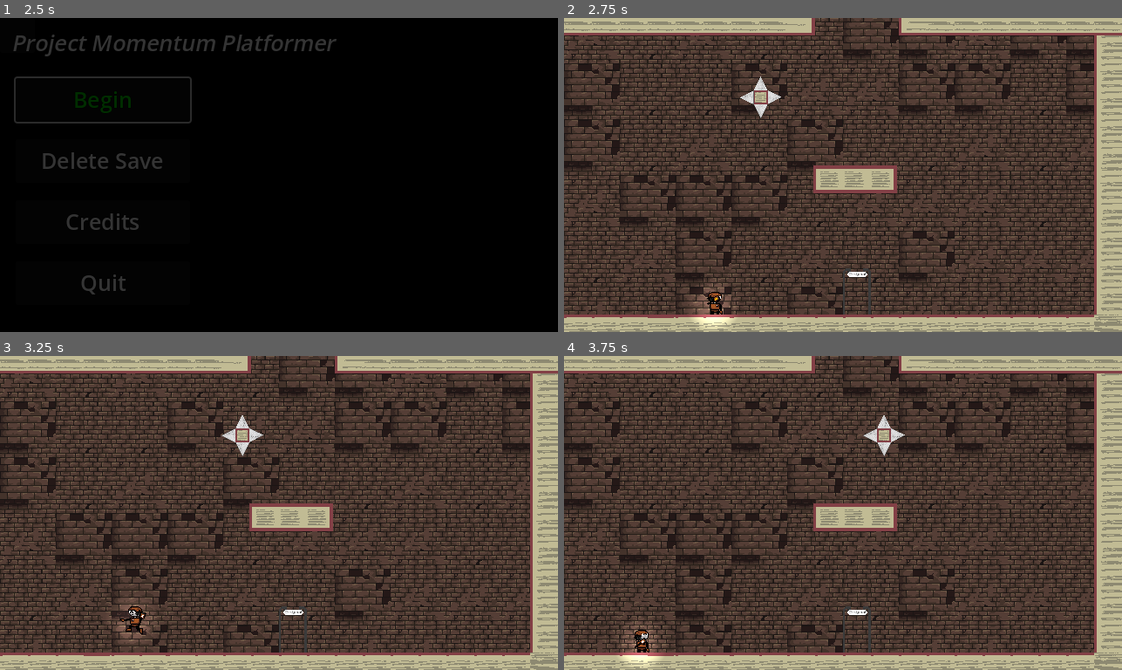
Above: before the commit, frames 1-4 (two rows, left to right).
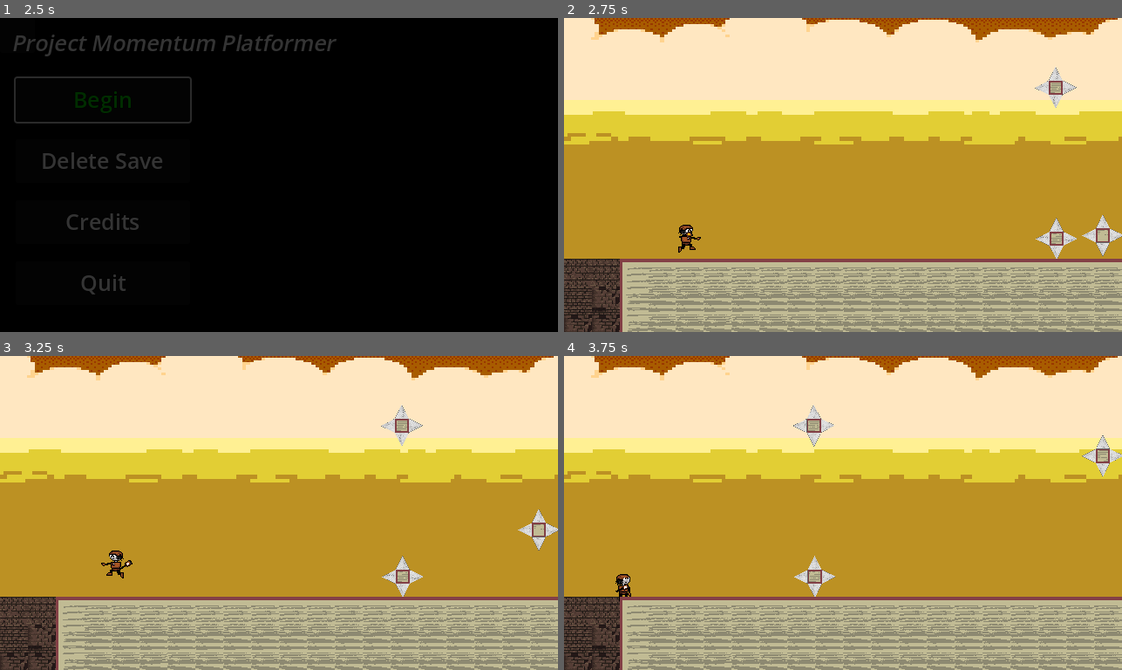
Above: after the commit, the same moments.

Repository: chars-at-last/Platforming-Game
Game: Godot game, scene res://nodes/scenes/title_screen.tscn
Same seed, same stepped clock (60 frames per second), same inputs: the game is played once before the commit and once after it. The engine's default icon, where the game draws it, is replaced by a stand-in: a white triangle on a blue panel in a dark square. Sound files missing from this copy of the repository are replaced by a short silence.
Inputs (mouse positions are in pixels of both pictures, inside the frame that each line leads up to):
- Up to frame 1 (2.5 s): click "Begin" at 0.5 s; click "Begin" at 1.25 s; move the mouse to (401, 159) at 2.02 s; press the mouse at (401, 159) at 2.03 s; hold D (move_right) from 2.03 s (still down); tap Space (jump) at 2.27 s
- Up to frame 2 (2.75 s): keep holding D (move_right)
- Up to frame 3 (3.25 s): move the mouse to (167, 528) at 2.77 s; release D (move_right) at 2.78 s; release the mouse at (167, 528) at 2.78 s; hold A (move_left) from 2.78 s (still down); tap S (look_down) at 2.85 s; tap Space (jump) at 3.02 s
- Up to frame 4 (3.75 s): move the mouse to (898, 443) at 3.52 s; release A (move_left) at 3.53 s; hold D (move_right) from 3.53 s (still down); hold W (look_up) from 3.53 s (still down)

Frame 1 is identical in both runs. In frame 2, 96% of the frame differs, in the area x 0-100%, y 0-100%; in frame 3, 96%; in frame 4, 96%.
Error in both runs: Cannot call method 'change_scene_to_packed' on a null value. (res://nodes/scripts/title_screen.gd:60)

Commit message:
small changes to level 3x9

Diff:
--- a/nodes/scenes/level_manager.tscn
+++ b/nodes/scenes/level_manager.tscn
@@ -5,6 +5,6 @@
 
 [node name="LevelManager" type="Node2D"]
 script = ExtResource("1_k6me5")
-preloaded_level_key = "3x8"
+preloaded_level_key = "3x9"
 
 [node name="LevelLoader" parent="." instance=ExtResource("2_nlybe")]
--- a/nodes/scenes/levels/created levels/level_3x9.tscn
+++ b/nodes/scenes/levels/created levels/level_3x9.tscn
@@ -6,6 +6,25 @@
 [ext_resource type="Texture2D" uid="uid://dbb824vqc5aj4" path="res://assets/art/backgrounds/background_1_dusk.png" id="4_fqwyf"]
 [ext_resource type="Texture2D" uid="uid://cvd3q016htpbb" path="res://assets/art/backgrounds/background_5_dusk.png" id="5_ncgmn"]
 [ext_resource type="Texture2D" uid="uid://bddajxn5rtl6d" path="res://assets/art/backgrounds/background_3_dusk.png" id="6_6j73u"]
+[ext_resource type="PackedScene" uid="uid://756hrprkswld" path="res://nodes/scenes/Obstacles/moving_hazards.tscn" id="7_8yxf0"]
+
+[sub_resource type="Curve2D" id="Curve2D_j4l7r"]
+_data = {
+"points": PackedVector2Array(0, 0, 0, 0, 2, 0, 0, 0, 0, 0, 2, -488)
+}
+point_count = 2
+
+[sub_resource type="Curve2D" id="Curve2D_wkugm"]
+_data = {
+"points": PackedVector2Array(0, 0, 0, 0, 2, -4, 0, 0, 0, 0, -1000, -4)
+}
+point_count = 2
+
+[sub_resource type="Curve2D" id="Curve2D_ghjls"]
+_data = {
+"points": PackedVector2Array(0, 0, 0, 0, 2, 2, 0, 0, 0, 0, -1000, 2)
+}
+point_count = 2
 
 [node name="Level_3x9" instance=ExtResource("1_7ugjd")]
 default_spawn = Vector2(-6, 2)
@@ -52,3 +71,21 @@
 offset_right = 372.0
 offset_bottom = -86.0
 texture = ExtResource("6_6j73u")
+
+[node name="Path2D" parent="." index="6" instance=ExtResource("7_8yxf0")]
+position = Vector2(297, 72)
+scale = Vector2(0.5, 0.5)
+curve = SubResource("Curve2D_j4l7r")
+loop = false
+
+[node name="Path2D2" parent="." index="7" instance=ExtResource("7_8yxf0")]
+position = Vector2(248, -98)
+scale = Vector2(0.5, 0.5)
+curve = SubResource("Curve2D_wkugm")
+loop = false
+
+[node name="Path2D3" parent="." index="8" instance=ExtResource("7_8yxf0")]
+position = Vector2(249, 72)
+scale = Vector2(0.5, 0.5)
+curve = SubResource("Curve2D_ghjls")
+loop = false
Not shown: 1 places in nodes/scenes/levels/created levels/level_3x9.tscn that only renumber resources
Not shown, changed: assets/art/backgrounds/.DS_Store
